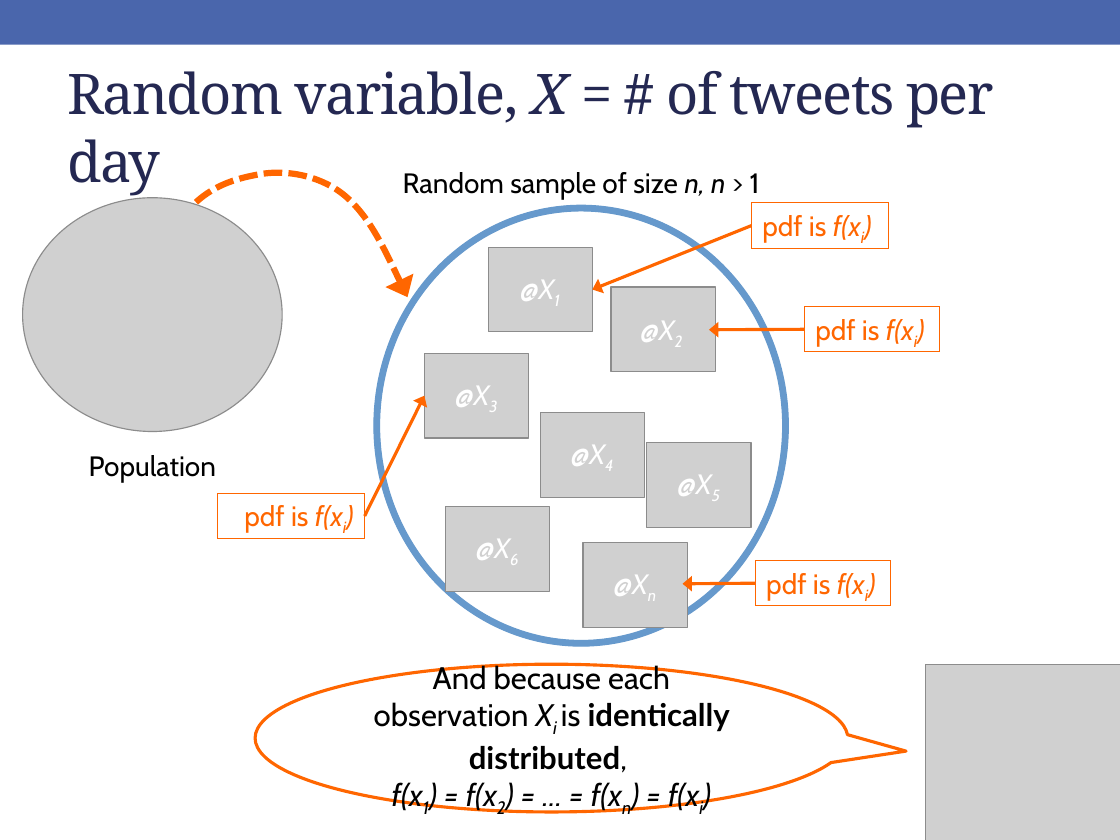
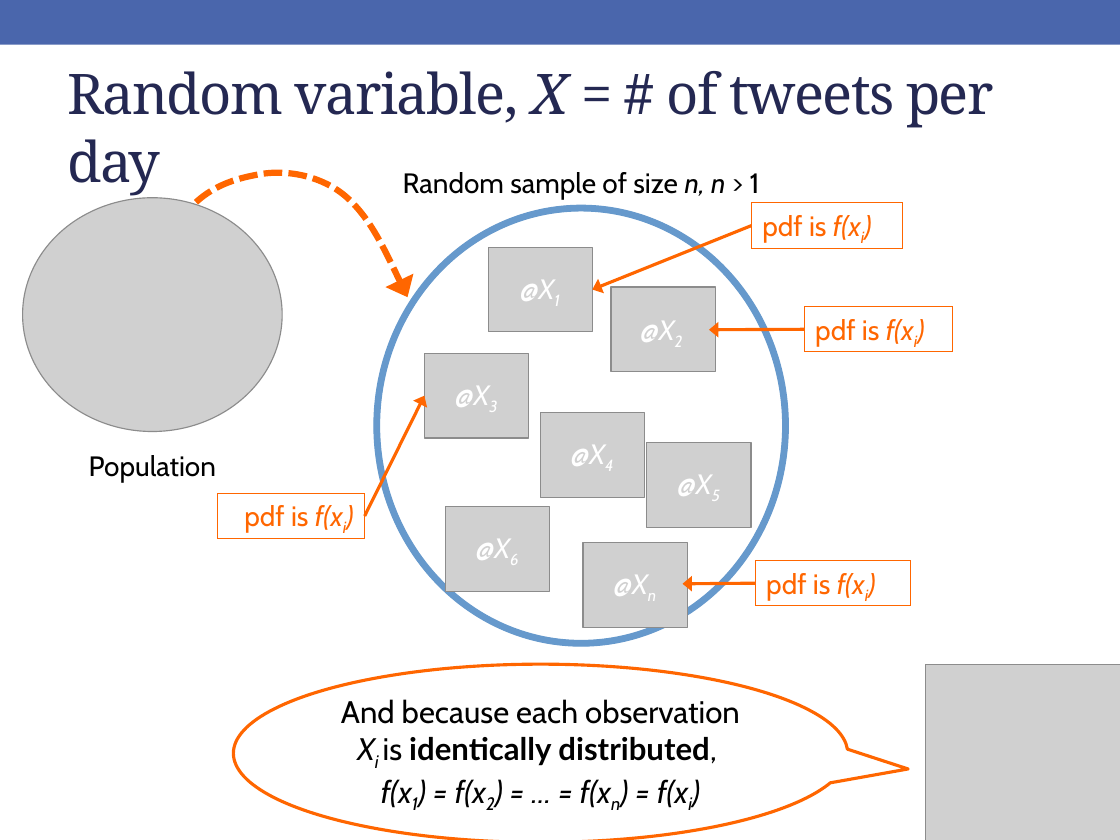
Before and after one commit to rebeccal/ohsu-math630, a slide deck: slide 12 of slides/cm042.pptx. Drawn at 1120x840 pixels with LibreOffice and Linux fonts; fonts in the diff are those of the drawing; grey boxes stand for pictures. Boxes give left, top, right and bottom in pixels: in the first picture for what was removed or moved away, otherwise in the second. Text is boxed around its words. In the diff, an @@ line names an element or a change of style, - is before the commit and + after.

```diff
--- a/slides/cm042.pptx
+++ b/slides/cm042.pptx
@@ rectangle "pdf is f(xi)": place and size @@
-rectangle "pdf is f(xi)" at <box>752,203,888,248</box>
+rectangle "pdf is f(xi)" at <box>752,203,903,248</box>
@@ rectangle "pdf is f(xi)": place and size @@
-rectangle "pdf is f(xi)" at <box>804,307,940,352</box>
+rectangle "pdf is f(xi)" at <box>804,307,952,352</box>
@@ rectangle "pdf is f(xi)": place and size @@
-rectangle "pdf is f(xi)" at <box>755,561,890,606</box>
+rectangle "pdf is f(xi)" at <box>755,561,911,606</box>
@@ speech bubble "And because each observation Xi ...": place and size @@
-speech bubble "And because each observation Xi ..." at <box>255,664,848,812</box>
+speech bubble "And because each observation Xi ..." at <box>233,664,848,840</box>
```
Also in this commit, not shown: 15 other slides changed, 4 other files.
